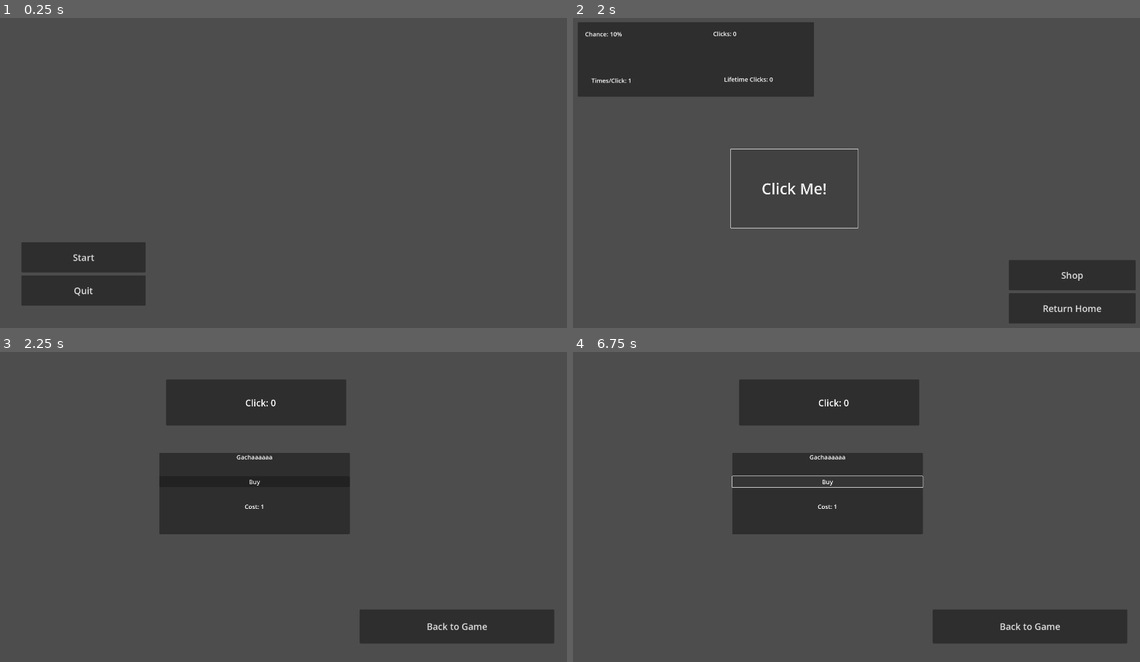
Above: before the commit, frames 1-4 (two rows, left to right).
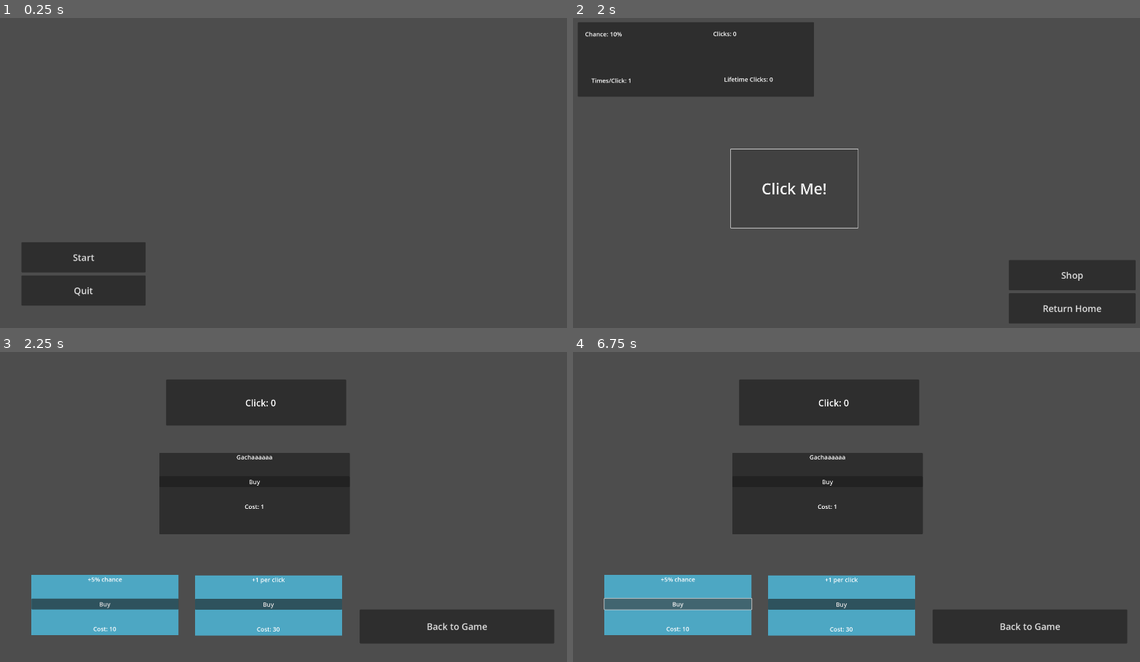
Above: after the commit, the same moments.

Repository: cinpear/blind-box
Game: Godot game, scene res://scenes/home.tscn
The game is run twice, just before and just after one commit, with the same random seed, the same clock (stepped at 60 frames per second) and the same inputs.
Inputs:
- Up to frame 1 (0.25 s): no input
- Up to frame 2 (2 s): click "Start" at 0.5 s; click "Click Me!" at 1.25 s
- Up to frame 3 (2.25 s): click "Shop" at 2 s
- Up to frame 4 (6.75 s): click "Back to Game" at 2.75 s; click "Return Home" at 3.5 s; click "Start" at 4.25 s; click "Click Me!" at 5 s; click "Shop" at 5.75 s; click "Buy" at 6.5 s

Frames 1-2 are identical in both runs. In frame 3, 10% of the frame differs, in the area x 5-61%, y 71-92%; in frame 4, 10%, in the area x 5-62%, y 39-92%.

Commit message:
did some balancing, added back set shop items

Diff:
--- a/scenes/gacha_item.gd
+++ b/scenes/gacha_item.gd
@@ -17,10 +17,10 @@
 		_update_cost_label()
 		var randomNum = rng.randi_range(0, 2)
 		if (randomNum == 0):
-			Global.chance += 1
-			win_label.text = "Congrats! Chance +10%"
+			Global.chance += 5
+			win_label.text = "Congrats! Chance +5%"
 		elif (randomNum == 1):
-			Global.times += 1
-			win_label.text = "Congrats! Click time +1"
+			Global.times += 2
+			win_label.text = "Congrats! Click time +2"
 		else:
 			win_label.text = "Oof you unlucky"
--- a/scenes/store.tscn
+++ b/scenes/store.tscn
@@ -16,20 +16,18 @@
 script = ExtResource("1_2w7nd")
 
 [node name="storeItem" parent="." instance=ExtResource("1_stepm")]
-visible = false
 layout_mode = 1
-offset_left = 241.0
-offset_top = 384.0
-offset_right = -1193.0
-offset_bottom = -497.0
+offset_left = 123.0
+offset_top = 751.0
+offset_right = -1311.0
+offset_bottom = -130.0
 
 [node name="storeItem2" parent="." instance=ExtResource("2_jlowk")]
-visible = false
 layout_mode = 1
-offset_left = 991.0
-offset_top = 388.0
-offset_right = -443.0
-offset_bottom = -493.0
+offset_left = 663.0
+offset_top = 752.0
+offset_right = -771.0
+offset_bottom = -129.0
 
 [node name="Button" type="Button" parent="."]
 layout_mode = 0
--- a/scenes/store_item.tscn
+++ b/scenes/store_item.tscn
@@ -23,7 +23,7 @@
 [node name="Label" type="Label" parent="HBoxContainer"]
 layout_mode = 2
 theme_override_font_sizes/font_size = 20
-text = "+10% chance"
+text = "+5% chance"
 horizontal_alignment = 1
 vertical_alignment = 1
 
--- a/scripts/button.gd
+++ b/scripts/button.gd
@@ -18,7 +18,7 @@
 	count_label.text = "Clicks: " + str(Global.click_count) + "\n"
 
 func _update_label2():
-	chance_label.text = "Chance: " + str(Global.chance * 10) + "%"
+	chance_label.text = "Chance: " + str(Global.chance) + "%"
 
 func _update_label3():
 	times_label.text = "Times/Click: " + str(Global.times)
@@ -33,7 +33,7 @@
 
 func _on_pressed() -> void:
 	for a in range(Global.times):
-		var random_num = rng.randi_range(0, 9)
+		var random_num = rng.randi_range(1, 100)
 		if (random_num < Global.chance):
 			Global.click_count += 1
 			Global.total_clicks += 1
@@ -41,11 +41,11 @@
 			_update_label()
 			_update_label4()
 			while (Global.countTen >= 10):
-				if (Global.chance < 10):
+				if (Global.chance <= 100):
 					Global.chance += 1
 				Global.countTen -= 10
 			_update_label2()
 
-			if (Global.click_count == 3000):
+			if (Global.click_count == 5000):
 				get_node("../Panel").visible = true
 	_move_button()
--- a/scripts/global.gd
+++ b/scripts/global.gd
@@ -1,10 +1,10 @@
 extends Node
 
-var chance = 1
+var chance = 10
 var countTen = 0
 var times = 1
 var click_count = 0
-var cost1 = 1
+var cost1 = 10
 var cost2 = 30
 var gachacost = 1
 var total_clicks = 0
--- a/scripts/store_item.gd
+++ b/scripts/store_item.gd
@@ -11,8 +11,8 @@
 	cost_label.text = "Cost: " + str(Global.cost1)
 
 func _on_button_pressed() -> void:
-	if Global.click_count >= Global.cost1 && Global.chance < 10:
+	if Global.click_count >= Global.cost1 && Global.chance < 100:
 		Global.click_count -= Global.cost1
 		Global.cost1 += 1
 		_update_cost_label()
-		Global.chance += 1
+		Global.chance += 5
